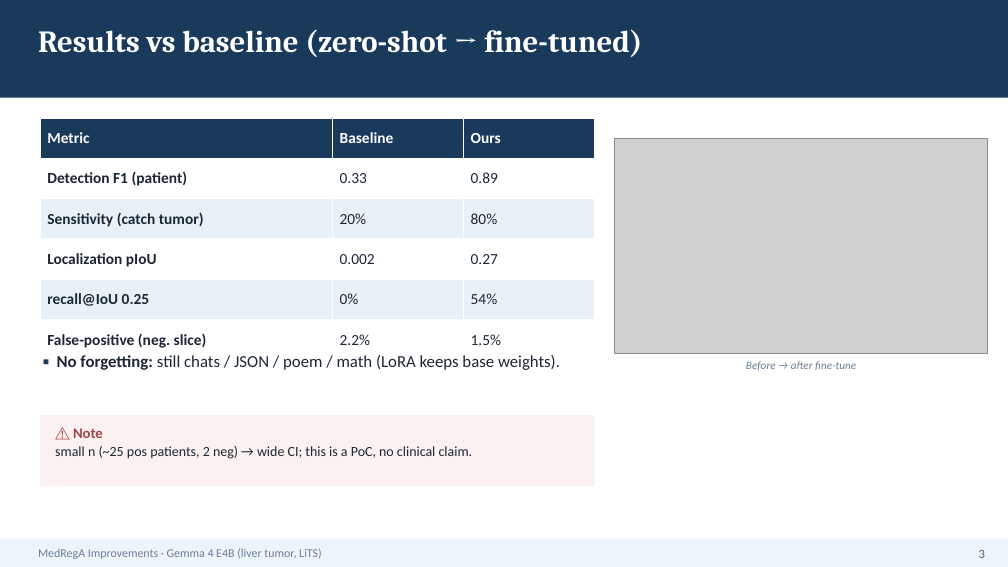
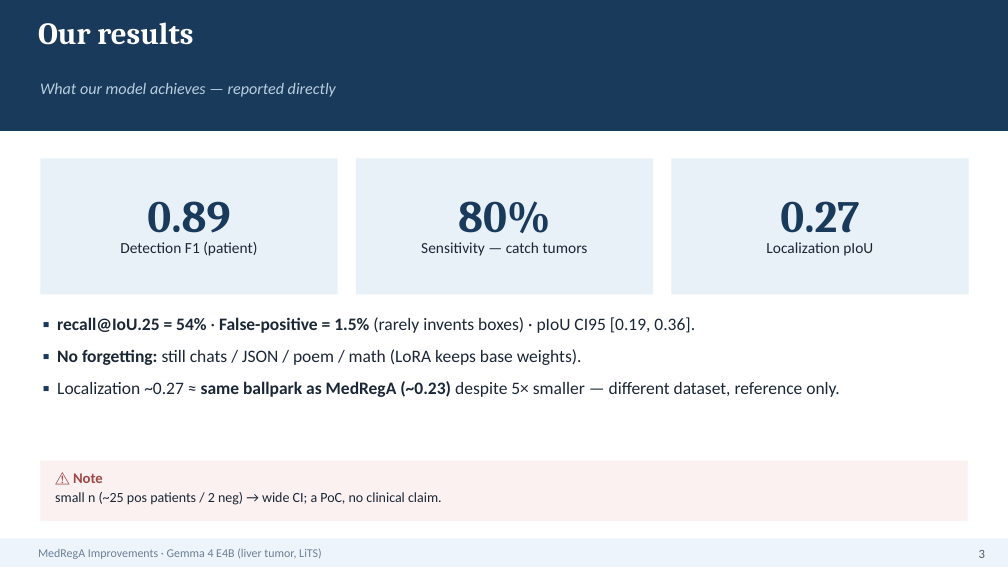
Before and after one commit to HatDuaa/medrega-liver-seminar, a slide deck: slide 3 of seminar/cai_tien/slides_5min_EN.pptx. Drawn at 1008x567 pixels with LibreOffice and Linux fonts; fonts in the diff are those of the drawing; grey boxes stand for pictures. Boxes give left, top, right and bottom in pixels: in the first picture for what was removed or moved away, otherwise in the second. Text is boxed around its words. In the diff, an @@ line names an element or a change of style, - is before the commit and + after.

```diff
--- a/seminar/cai_tien/slides_5min_EN.pptx
+++ b/seminar/cai_tien/slides_5min_EN.pptx
@@ rectangle resized from (x1=0, y1=0, x2=1008, y2=98) to (x1=0, y1=0, x2=1008, y2=131) @@
@@ text at (x1=38, y1=22, x2=193, y2=45): text changed @@
-Results vs baseline (zero-shot → fine-tuned)
+Our results
@@ text added at (x1=40, y1=83, x2=336, y2=97), 11.5 pt, text #B8CFE0, italic @@
+What our model achieves — reported directly
@@ table removed at (x1=40, y1=118, x2=595, y2=360), 6 rows, 3 columns @@
-Metric | Baseline | Ours
-Detection F1 (patient) | 0.33 | 0.89
-Sensitivity (catch tumor) | 20% | 80%
-Localization pIoU | 0.002 | 0.27
-recall@IoU 0.25 | 0% | 54%
-False-positive (neg. slice) | 2.2% | 1.5%
@@ picture removed at (x1=615, y1=138, x2=988, y2=354) @@
@@ rectangle added at (x1=40, y1=158, x2=338, y2=294), fill #E8F0F8 @@
@@ rectangle added at (x1=356, y1=158, x2=653, y2=294), fill #E8F0F8 @@
@@ rectangle added at (x1=671, y1=158, x2=969, y2=294), fill #E8F0F8 @@
@@ text added at (x1=147, y1=201, x2=230, y2=243), 32 pt, text #1A3A5C, bold @@
+0.89
@@ text added at (x1=458, y1=201, x2=551, y2=243), 32 pt, text #1A3A5C, bold @@
+80%
@@ text added at (x1=780, y1=201, x2=859, y2=243), 32 pt, text #1A3A5C, bold @@
+0.27
@@ text added at (x1=120, y1=242, x2=257, y2=256), 11 pt, text #1C2736 @@
+Detection F1 (patient)
@@ text added at (x1=421, y1=242, x2=588, y2=256), 11 pt, text #1C2736 @@
+Sensitivity — catch tumors
@@ text added at (x1=766, y1=242, x2=873, y2=256), 11 pt, text #1C2736 @@
+Localization pIoU
@@ text added at (x1=57, y1=317, x2=840, y2=397), 12.5 pt, text #1C2736 @@
+▪ recall@IoU.25 = 54% · False-positive = 1.5% (rarely invents boxes) · pIoU CI95 [0.19, 0.36].
+▪ No forgetting: still chats / JSON / poem / math (LoRA keeps base weights).
+▪ Localization ~0.27 ≈ same ballpark as MedRegA (~0.23) despite 5× smaller — different dataset, reference only.
@@ text removed at (x1=57, y1=355, x2=560, y2=370) @@
-▪ No forgetting: still chats / JSON / poem / math (LoRA keeps base weights).
@@ text removed at (x1=746, y1=361, x2=856, y2=370) @@
-Before → after fine-tune
@@ rectangle resized from (x1=40, y1=415, x2=595, y2=486) to (x1=40, y1=461, x2=968, y2=521) @@
@@ text "⚠ Note" moved from (x1=55, y1=428, x2=473, y2=459) to (x1=55, y1=473, x2=442, y2=505) @@
@@ text at (x1=55, y1=492, x2=442, y2=505): text changed @@
-small n (~25 pos patients, 2 neg) → wide CI; this is a PoC, no clinical claim.
+small n (~25 pos patients / 2 neg) → wide CI; a PoC, no clinical claim.
```
Also in this commit, not shown: 1 slide added, 1 slide removed, 2 other files.
